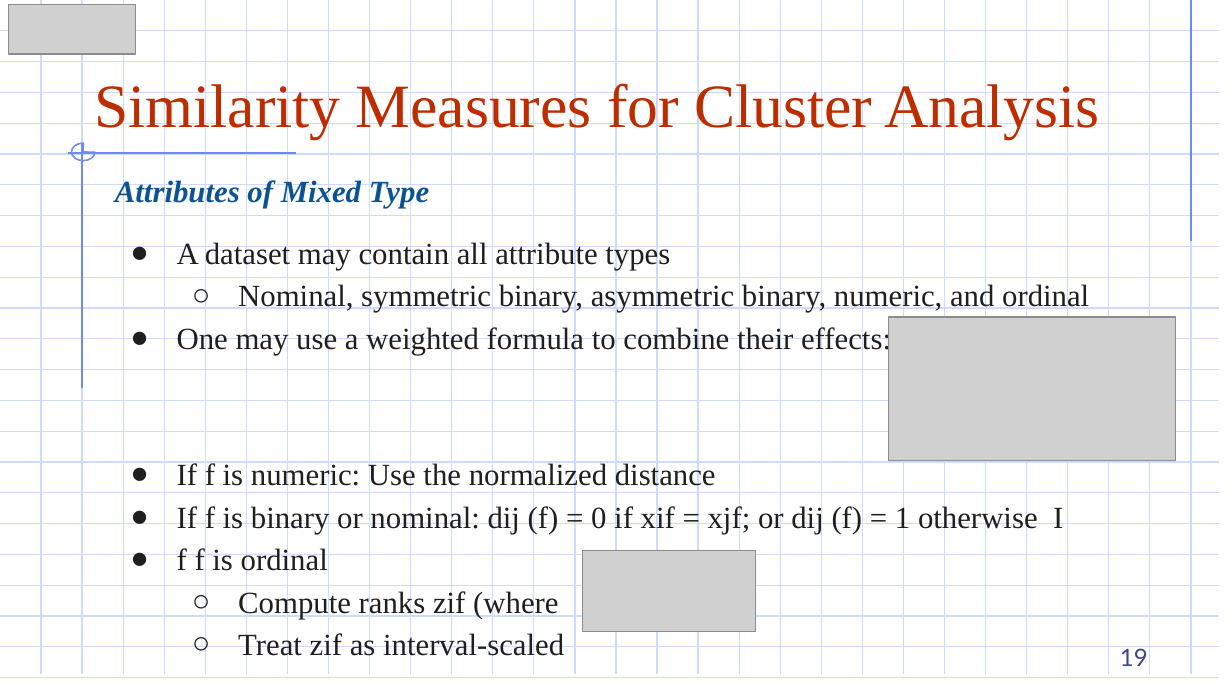
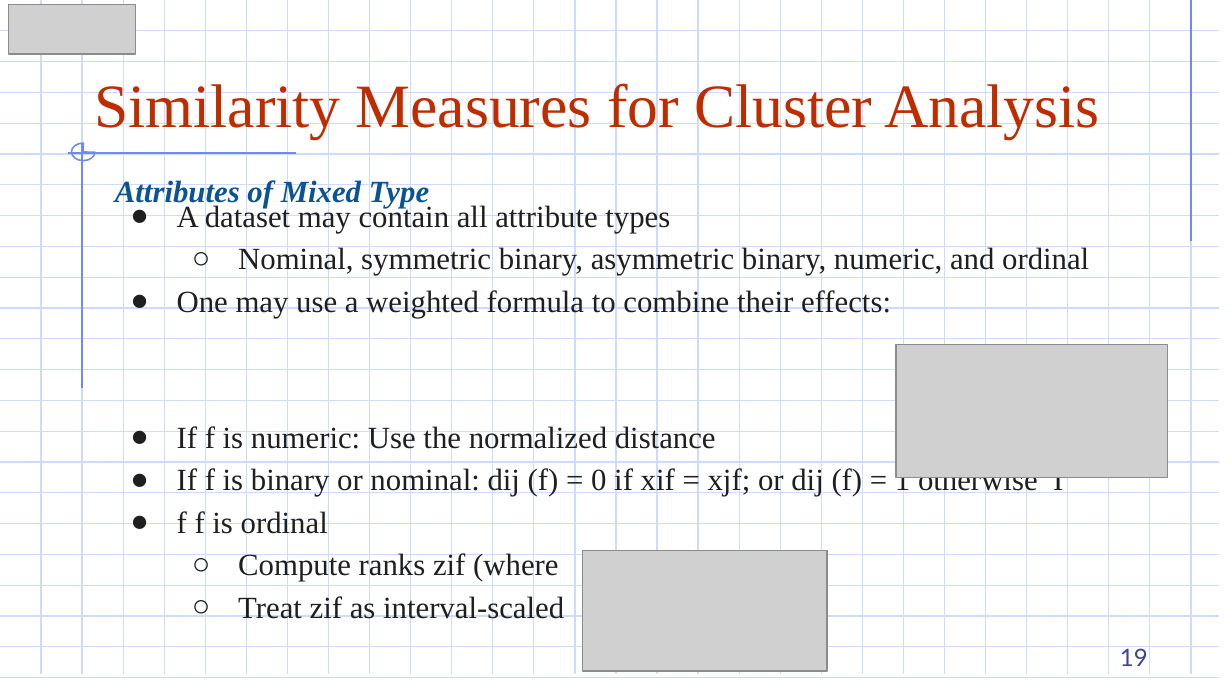
Before and after one commit to DazielNguyen/DBM302m, a slide deck: slide 19 of slides/Chapter 04/4.2 Similarity Measures for Cluster Analysis.pptx. Drawn at 1232x693 pixels with LibreOffice and Linux fonts; fonts in the diff are those of the drawing; grey boxes stand for pictures. Boxes give left, top, right and bottom in pixels: in the first picture for what was removed or moved away, otherwise in the second. Text is boxed around its words. In the diff, an @@ line names an element or a change of style, - is before the commit and + after.

```diff
--- a/slides/Chapter 04/4.2 Similarity Measures for Cluster Analysis.pptx
+++ b/slides/Chapter 04/4.2 Similarity Measures for Cluster Analysis.pptx
@@ text "A dataset may contain all ..." moved from (x1=177, y1=240, x2=1089, y2=619) to (x1=177, y1=203, x2=1089, y2=582) @@
@@ picture resized from (x1=888, y1=317, x2=1175, y2=460) to (x1=896, y1=345, x2=1168, y2=478) @@
@@ picture resized from (x1=583, y1=551, x2=756, y2=632) to (x1=583, y1=551, x2=828, y2=671) @@
```
Also in this commit, not shown: 4 other slides changed, 2 other files.
